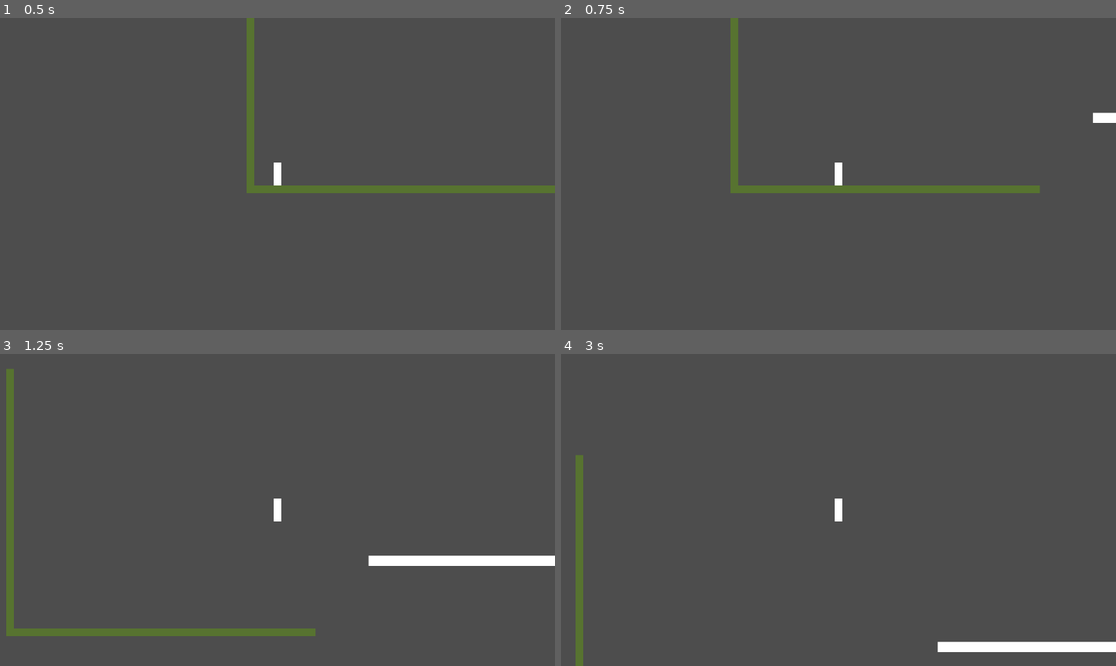
Above: before the commit, frames 1-4 (two rows, left to right).
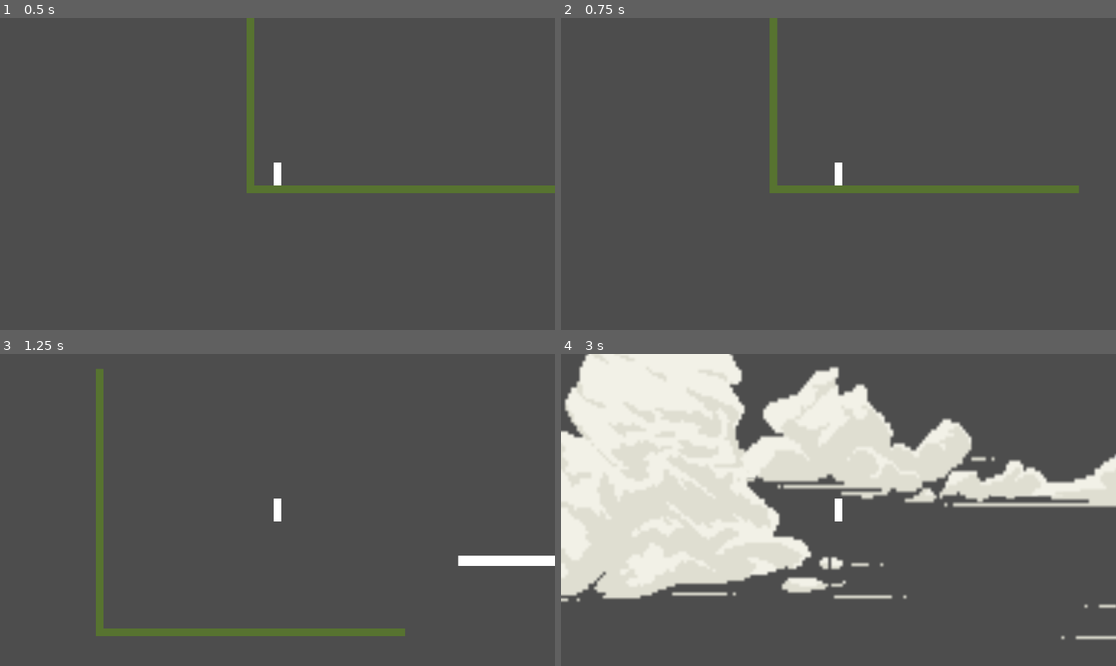
Above: after the commit, the same moments.

Repository: Doozitron9000/wind-game
Game: Godot game, scene res://levels/test_level.tscn
Same seed, same stepped clock (60 frames per second), same inputs: the game is played once before the commit and once after it.
Inputs:
- Up to frame 1 (0.5 s): no input
- Up to frame 2 (0.75 s): tap Enter at 0.5 s; hold Right (right) from 0.53 s (still down); hold Shift (sprint) from 0.53 s (still down)
- Up to frame 3 (1.25 s): keep holding Right (right); keep holding Shift (sprint); tap Space (jump) at 0.77, 0.8, 1.07 s
- Up to frame 4 (3 s): release Shift (sprint) at 1.28 s; tap Space (jump) at 1.35, 1.52, 1.82, 2.3 s; tap Shift (sprint) at 1.55, 2.85 s; release Right (right) at 2.03 s; hold A (left) 2.03-2.78 s; hold Shift (sprint) 2.03-2.78 s; hold Right (right) from 2.78 s (still down)

Frame 1 is identical in both runs. In frame 2, 2.0% of the frame differs, in the area x 30-100%, y 0-57%; in frame 3, 3.6%; in frame 4, 42%, in the area x 0-100%, y 0-100%.

Commit message:
Added basic wall jumping
The player now can jump of walls they hit.
To achieve this I had to completely rework
the way movement was working since it was
causing air speed to be neutralized immediately.

Diff:
--- a/player/scripts/player.gd
+++ b/player/scripts/player.gd
@@ -1,58 +1,99 @@
 extends CharacterBody2D
 
-var speed := 500 # the player's max speed
-var jump_velocity := -700 # the velocity imparted by the player jumping
-var sprint_multiplier: float = 1.6
-var spring_air_multiplier: float = 1.33
+# the amount of control the player has while in the air
+const AIR_CONTROL : float = 0.5
+# how rate at which the player can speed up and slow down while grounded
+const ACCELERATION := 5000.0
+# how fast to decelerate and change speed while in mid air when no wind is
+# present
+const BASE_AIR_DECEL : float = 400.0
+# the player's max speed
+const SPEED : float = 500.0
+# the velocity imparted by the player jumping
+const JUMP_VELOCITY : float = -700.0
+# how much faster the player runs while sprinting
+const SPRINT_MULTIPLIER: float = 1.
+
 var gravity: float = ProjectSettings.get_setting("physics/2d/default_gravity")
-var stamina := 100.0
-var stamina_drained: bool = false
+var stamina := 100.0 # the player's current stamina
+var stamina_drained: bool = false # whether the player's stamina is drained
 
+# every physics tick update the player's movement
 func _physics_process(delta: float) -> void:
 	movement(delta)
 
 ## Handle the player's movement for this tick
 ## [param delta] is the time (in seconds) since this was last called
 func movement(delta: float) -> void:
-	# Apply gravity
-	if not is_on_floor():
-		velocity.y += gravity * delta
-
-	if stamina >= 70:
-		stamina_drained = false
-
-	# Sprint check
-	var current_speed := speed
-	if Input.is_action_pressed("sprint") and stamina > 0 and stamina_drained == false:
-		if is_on_floor() == true:
-			current_speed *= sprint_multiplier
-		elif is_on_floor() == false:
-			current_speed *= spring_air_multiplier
-		stamina -= 30 * delta
-		print(stamina)
+	# Determine our current speed and sprint status
+	var current_speed : float = SPEED
+	if Input.is_action_pressed("sprint"):
+		if stamina > 0 and stamina_drained == false:
+			current_speed *= SPRINT_MULTIPLIER
+			stamina -= 30 * delta
+			print(stamina)
+		else:
+			stamina_drained = true
+			recover_stamina(delta)
+	# if we aren't sprinting we should always recover stamina if possible
 	else:
-		stamina = min(stamina + 20 * delta, 100)
-		stamina_drained = true
-		print(stamina)
-
-	# get the player's movement axisdaa
+		recover_stamina(delta)
+	# get the player's movement axis
 	# this returns a value between -1 and 1 where -1 is maximally leftward and
 	# 1 is maximally rightward
 	var input_dir = Input.get_axis("left", "right")
-	#var direction = Input.get_vector("left", "right")
-
-	velocity.x = input_dir * current_speed
+	# we need a variable to track the player's current move target
+	# (i.e. that move vector they will accelerate towards)'
+	var move_target : Vector2 = Vector2.ZERO
+	# we should also make a var to track how quickly we should
+	# change speed this tick and default it to the standard acceleration
+	var speed_change : float = ACCELERATION
+	# if we are on the floor we can move as normal
+	if is_on_floor():
+		# so our move target is just our speed * our input direction
+		move_target.x = input_dir * current_speed
+	# if we aren't on the floor gravity should be applied
+	else:
+		# first apply gravity
+		velocity.y += gravity * delta
+		# and our move target should be reduced to our air control
+		move_target.x = input_dir * current_speed * AIR_CONTROL
+		# our speed change in mid air should default to its base line
+		# which represents both player control and wind resistance
+		speed_change = BASE_AIR_DECEL
+		# to give the player more control in the air this should be reduced
+		# when the player is pulling in the same direction as their movement
+		if input_dir == sign(velocity.x):
+			speed_change = BASE_AIR_DECEL*1-AIR_CONTROL
 
 	# Jump
-	if Input.is_action_just_pressed("jump") and is_on_floor():
-		velocity.y = jump_velocity
+	if Input.is_action_just_pressed("jump"):
+		# if the player is ont he floor they can always jump
+		if is_on_floor():
+			velocity.y = JUMP_VELOCITY
+		# otherwise if they are pushing against a wall they can
+		# wall jump but their velocity should push them away
+		# from the wall
+		elif is_on_wall():
+			# so find the opposite direction of the wall we
+			# just touched
+			var wall_normal : Vector2 = get_wall_normal()
+			# we want to jump up a bit so find the vector half way between
+			# up and the wall we just hit and jump that way
+			var jump_direction : Vector2 = (up_direction + wall_normal).normalized()
+			# now apply the jump velocity
+			velocity += jump_direction * JUMP_VELOCITY * -1
 
+	# accelerate towards our move target then apply the character's movement
+	velocity.x = velocity.move_toward(move_target, delta*speed_change).x
 	# Move the character
 	move_and_slide()
 
-
-
-
-	#=============================================
-	#===== locomotion goes here ==================
-	#=============================================
+## revovers an amount of stamina based on the current delta
+func recover_stamina(delta: float) -> void:
+	stamina = min(stamina + 20 * delta, 100)
+	# if current stamina has exceeded 70% we should recover from being
+	# drained
+	if stamina >= 70:
+		stamina_drained = false
+	print(stamina)
